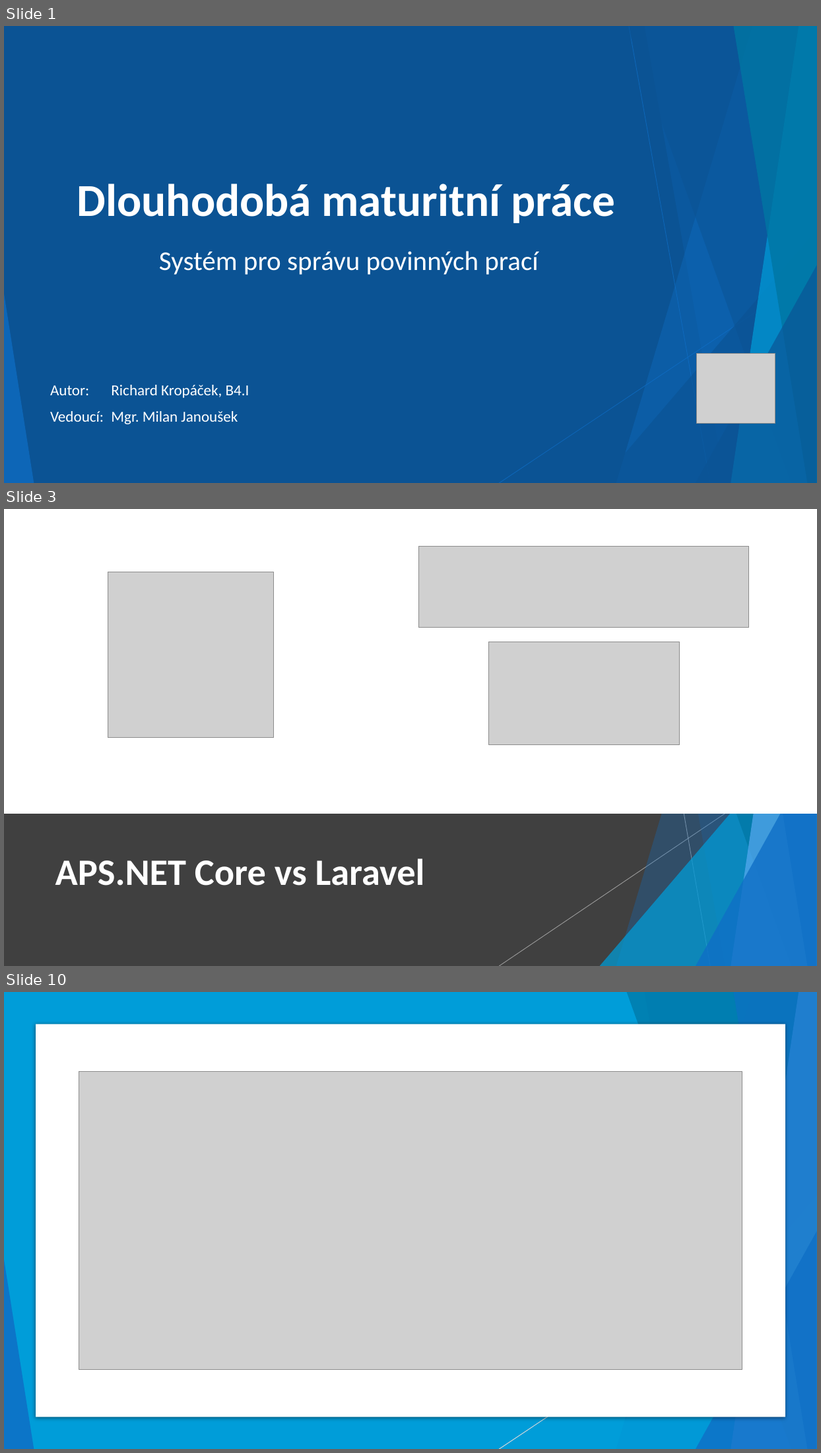
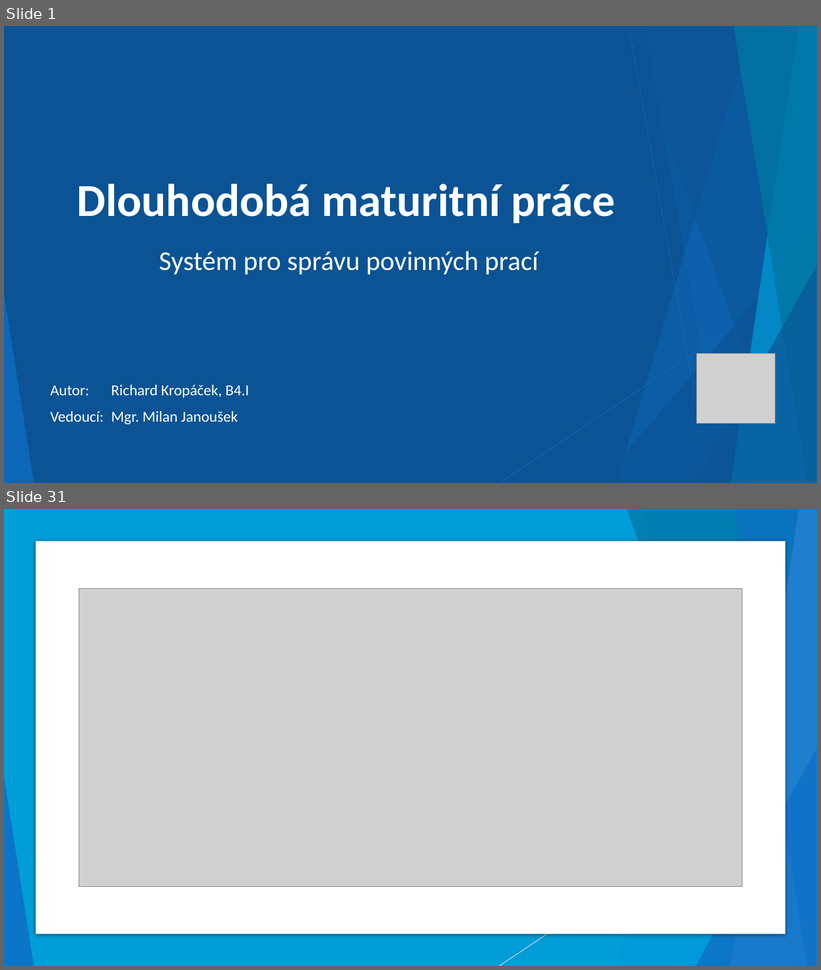
Before and after one commit to Kropi11/Maturitni-zkouska, a slide deck: Dlouhodoba maturitni prace/DMP-prezentace.pptx. Shown one above the other, each under a label of ours: slides 1, 3 and 10 before the commit, slides 1 and 31 after it; the slides between them are not shown. The pictures are 821x1453 and 821x970 pixels, drawn with LibreOffice and Linux fonts; fonts in the diff are those of the drawing; grey boxes stand for pictures. Boxes give left, top, right and bottom in pixels: in the first picture for what was removed or moved away, otherwise in the second. Text is boxed around its words. In the diff, an @@ line names an element or a change of style, - is before the commit and + after.

```diff
--- a/Dlouhodoba maturitni prace/DMP-prezentace.pptx
+++ b/Dlouhodoba maturitni prace/DMP-prezentace.pptx
@@ slide 3 removed at box(4, 509, 817, 966), background #FFFFFF; not listed: 10 template elements that a slide beside it also shows @@
@@ rectangle removed at box(4, 509, 817, 814) @@
@@ picture removed at box(418, 546, 748, 628) @@
@@ picture removed at box(108, 572, 274, 737) @@
@@ picture removed at box(489, 642, 680, 745) @@
@@ group removed at box(499, 509, 817, 966): 5 freeform shapes, 2 lines, 2 triangles @@
@@ rectangle removed at box(4, 814, 817, 966) @@
@@ title removed at box(55, 859, 425, 886) @@
-APS.NET Core vs Laravel
@@ what was slide 10 is now slide 31 @@
```
Also in this commit, not shown: 28 slides added, 3 other slides removed.
